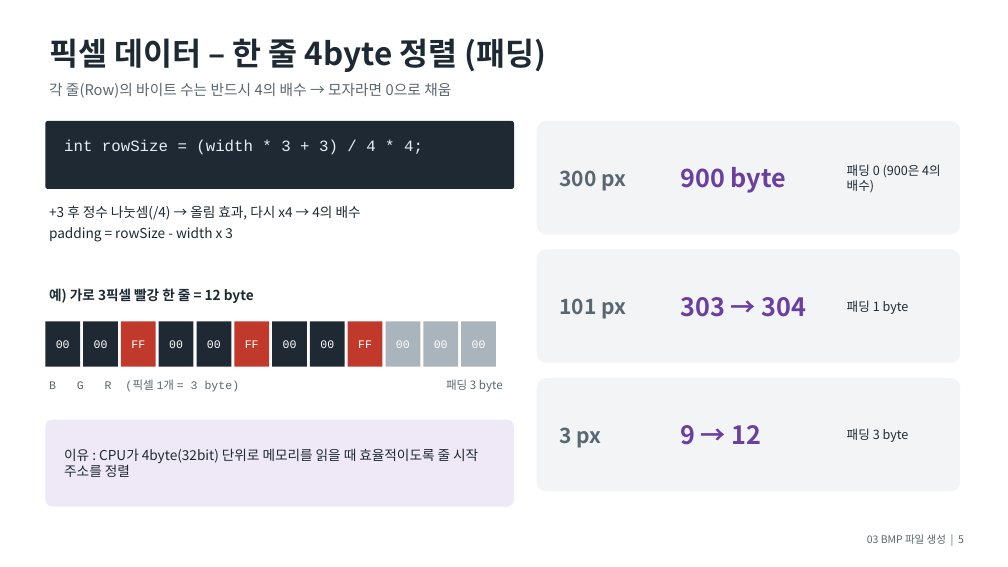
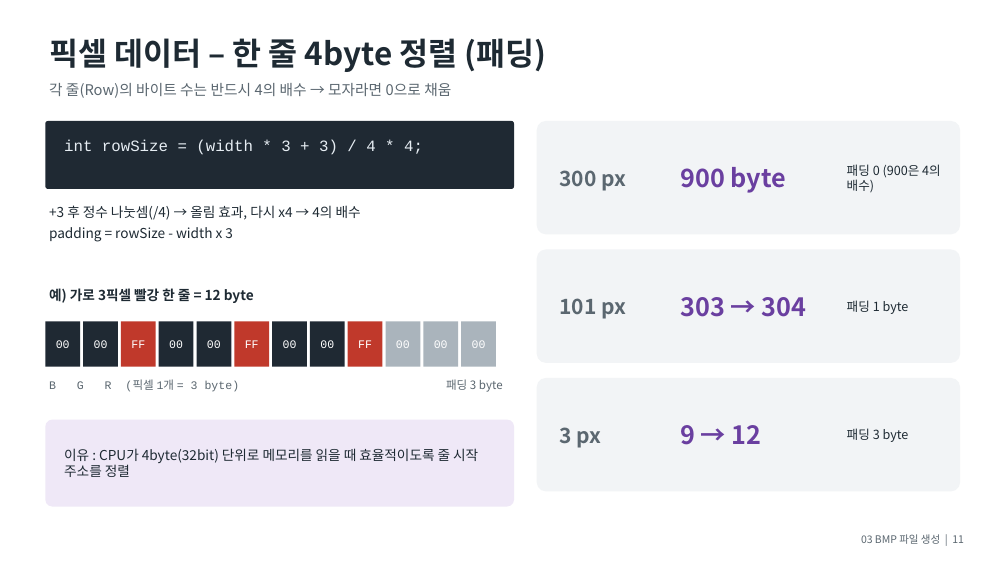
Before and after one commit to ehddnjs198/Seminar, a slide deck: slide 11 of PPT/03_BMP파일생성.pptx (slide 5 before the commit). Drawn at 1008x567 pixels with LibreOffice and Linux fonts; fonts in the diff are those of the drawing. Boxes give left, top, right and bottom in pixels: in the first picture for what was removed or moved away, otherwise in the second. Text is boxed around its words. In the diff, an @@ line names an element or a change of style, - is before the commit and + after.

```diff
--- a/PPT/03_BMP파일생성.pptx
+++ b/PPT/03_BMP파일생성.pptx
@@ text at [861, 534, 964, 544]: text changed @@
-03 BMP 파일 생성 | 5
+03 BMP 파일 생성 | 11
```
Also in this commit, not shown: 11 other slides changed, 3 other files.
